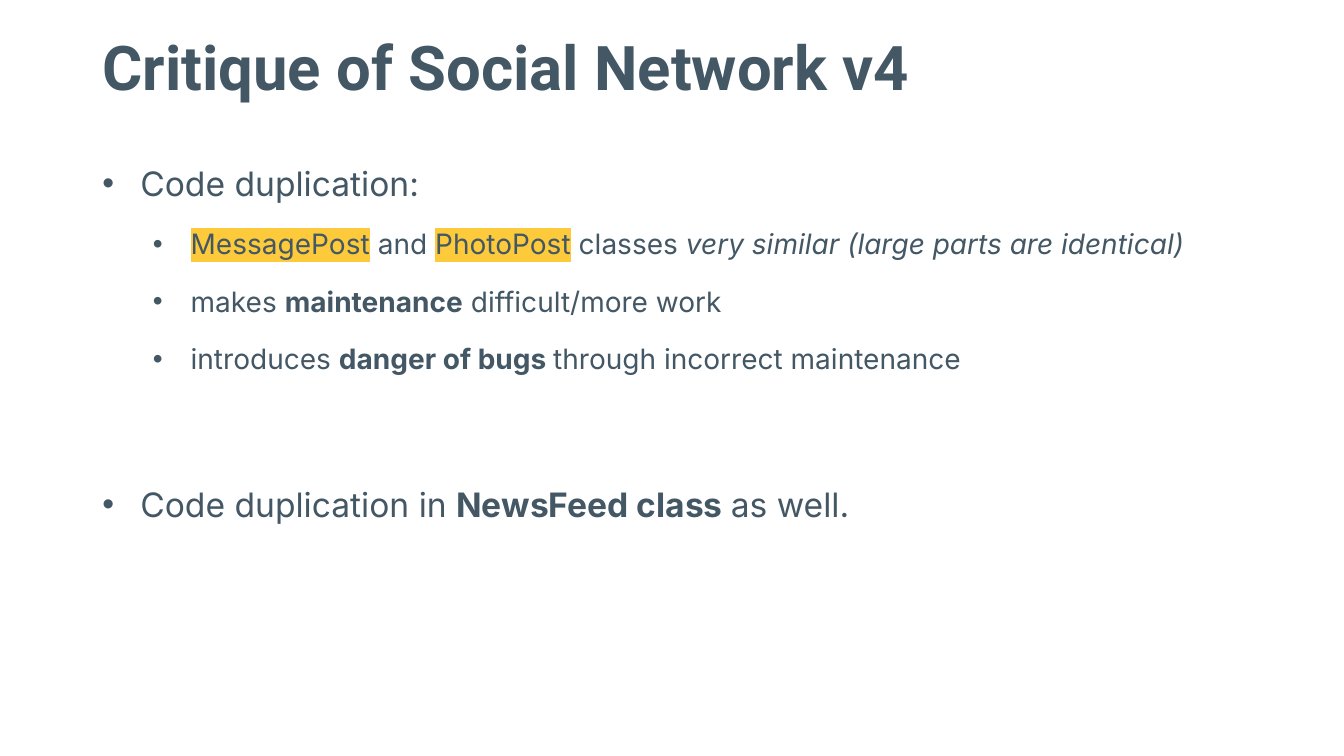
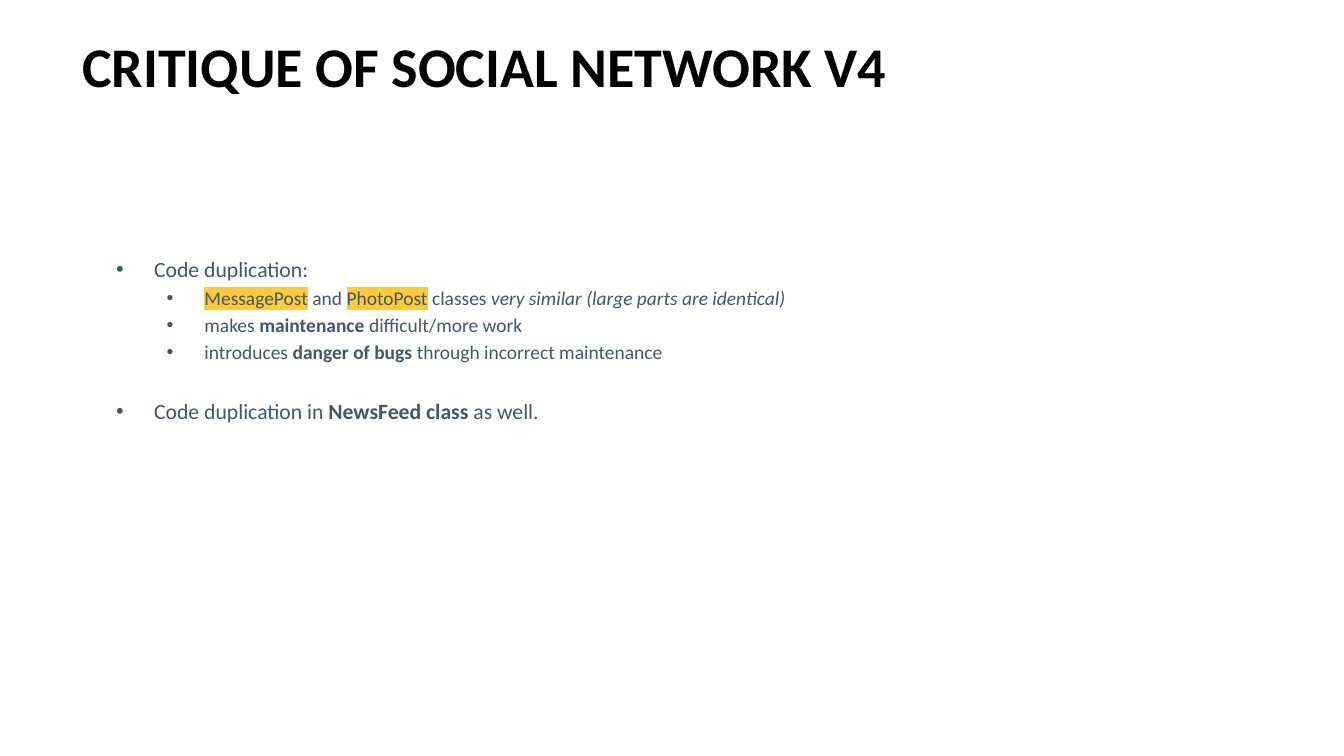
Before and after one commit to Programming-Fundamentals-SETU/prog-fund-2-jan-26, a slide deck: slide 9 of topic08-inheritance/unit-08a-lectures/talk-3-inheritance-v2/a-inheritance-v2.pptx. Drawn at 1344x756 pixels with LibreOffice and Linux fonts; fonts in the diff are those of the drawing. Boxes give left, top, right and bottom in pixels: in the first picture for what was removed or moved away, otherwise in the second. Text is boxed around its words. In the diff, an @@ line names an element or a change of style, - is before the commit and + after.

```diff
--- a/topic08-inheritance/unit-08a-lectures/talk-3-inheritance-v2/a-inheritance-v2.pptx
+++ b/topic08-inheritance/unit-08a-lectures/talk-3-inheritance-v2/a-inheritance-v2.pptx
@@ title "CRITIQUE OF SOCIAL NETWORK V4" at box(82, 50, 886, 94): vertical alignment bottom to top @@
@@ title at box(82, 50, 886, 94): text changed; size 44 to 40 pt; font Roboto to Calibri; text colour #435765 to #000000 @@
-Critique of Social Network v4
+CRITIQUE OF SOCIAL NETWORK V4
@@ text "Code duplication:": place and size @@
-text "Code duplication:" at box(140, 171, 1184, 524)
+text "Code duplication:" at box(154, 262, 785, 423)
@@ text "Code duplication:" at box(154, 262, 785, 423): size 24 to 15.5 pt in "Code duplication:", "Code duplication in NewsFeed class as well."; font Inter to Calibri; size 20 to 13.9 pt in "MessagePost and PhotoPost classes very similar (large ...", "makes maintenance difficult/more work", "introduces danger of bugs through incorrect maintenance"; line spacing 1.5 to 1; less space between paragraphs; vertical alignment top to bottom @@
```
Also in this commit, not shown: 17 other slides changed, 10 other files.
